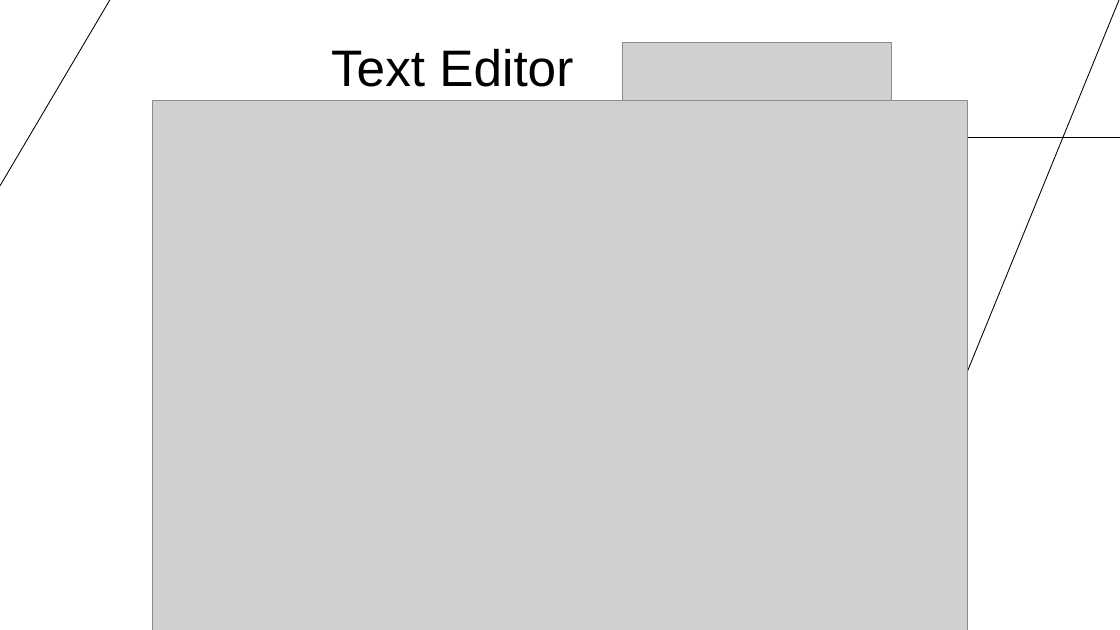
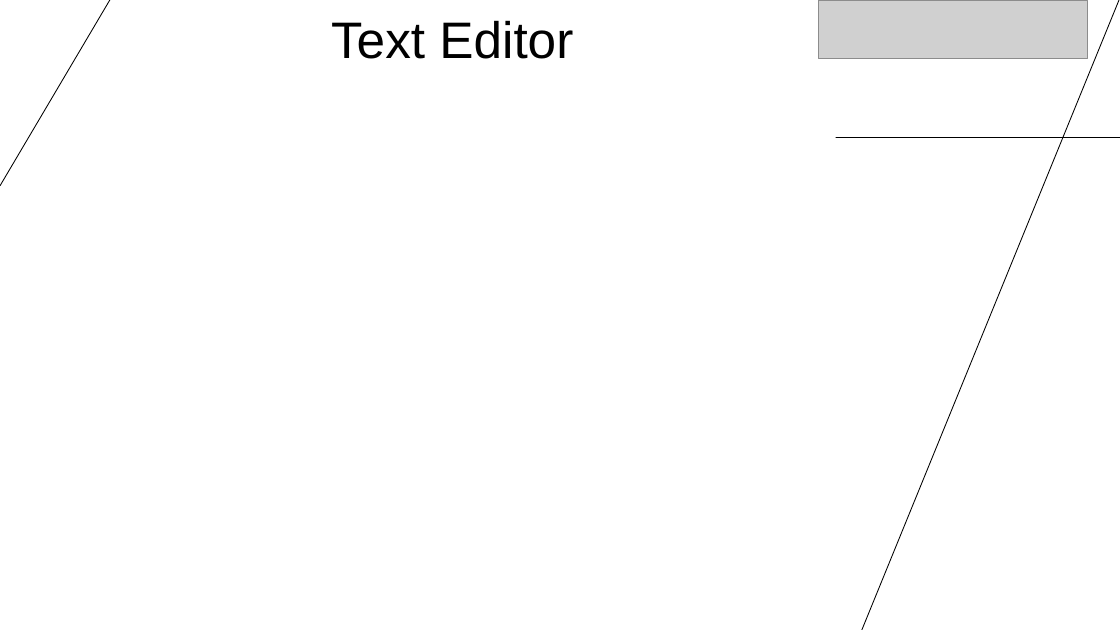
Before and after one commit to cassandra-hui/GitHub-Workshop, a slide deck: slide 25 of Day_1.pptx. Drawn at 1120x630 pixels with LibreOffice and Linux fonts; fonts in the diff are those of the drawing; grey boxes stand for pictures; background and template pictures are left out. Boxes give left, top, right and bottom in pixels: in the first picture for what was removed or moved away, otherwise in the second. Text is boxed around its words. In the diff, an @@ line names an element or a change of style, - is before the commit and + after.

Commit message:
Making text bigger on slides

```diff
--- a/Day_1.pptx
+++ b/Day_1.pptx
@@ title "Text Editor" moved from (x1=331, y1=48, x2=573, y2=87) to (x1=331, y1=20, x2=573, y2=59) @@
@@ picture moved from (x1=623, y1=42, x2=892, y2=100) to (x1=818, y1=0, x2=1088, y2=58) @@
@@ picture removed at (x1=152, y1=101, x2=968, y2=630) @@
```
Also in this commit, not shown: 27 other slides changed.
